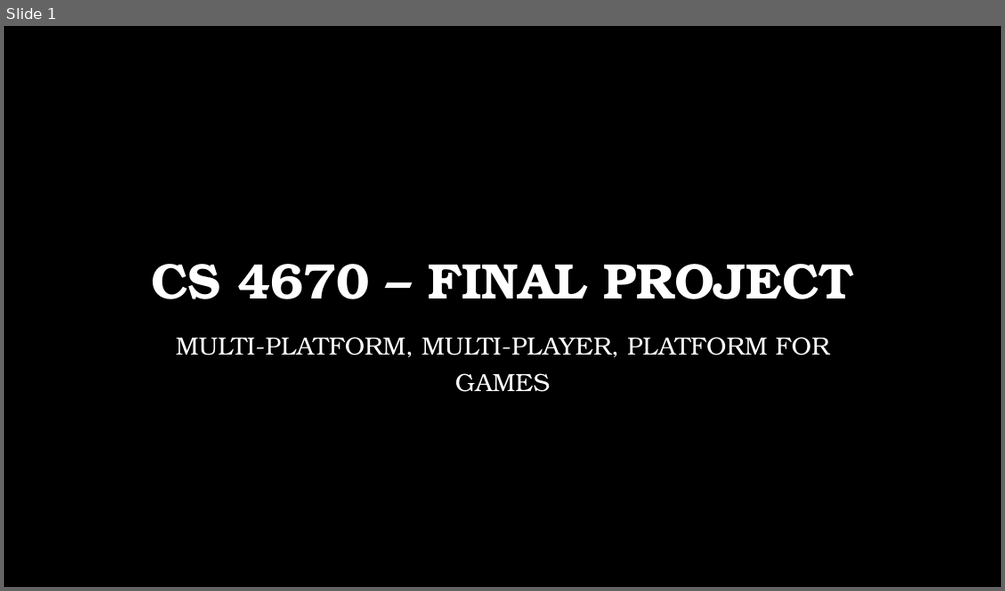
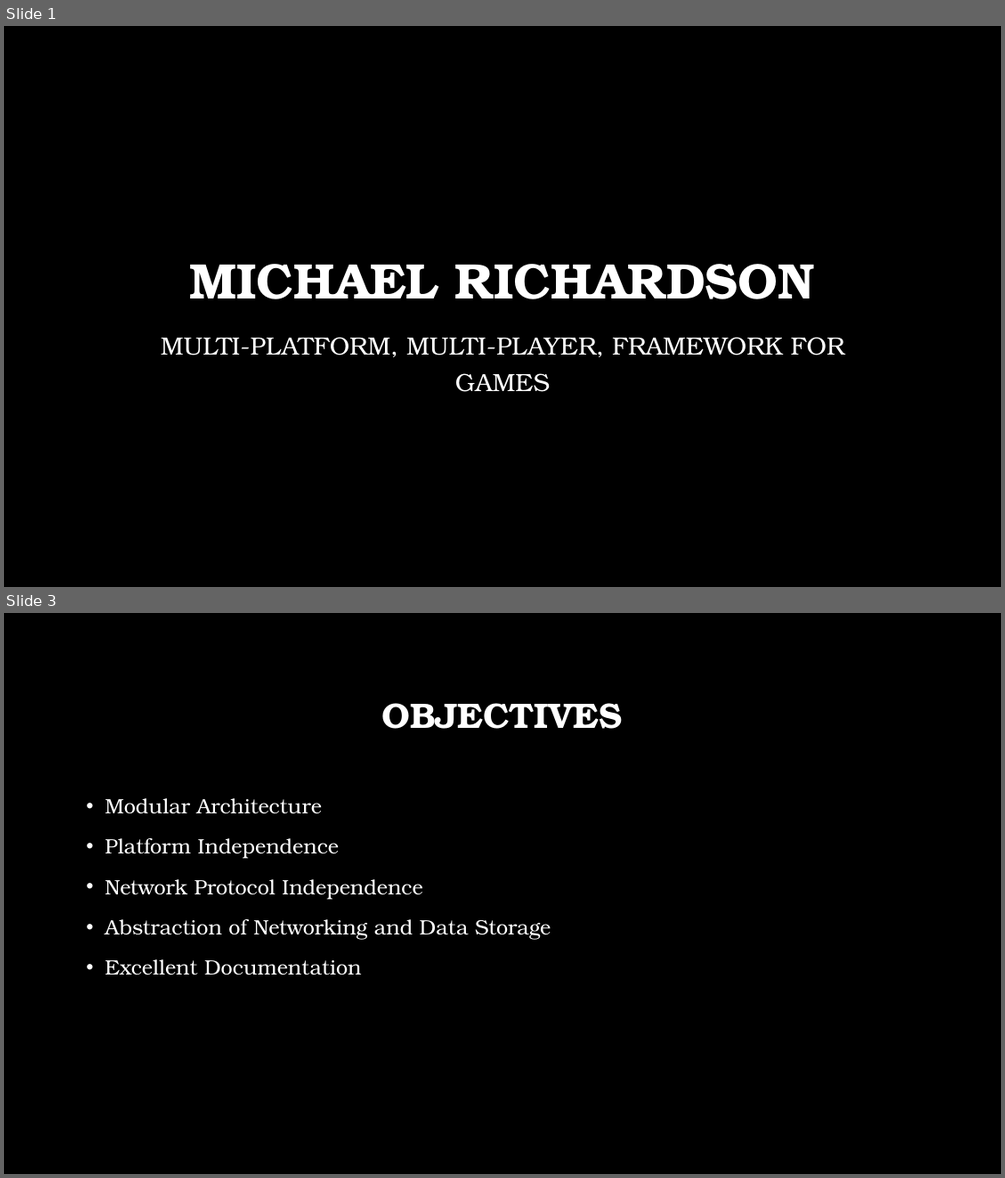
Before and after one commit to DragonRider0o0/CS-4670-Project, a slide deck: CS 4670 – Final Project.pptx. Shown one above the other, each under a label of ours: slide 1 before the commit, slides 1 and 3 after it; the slides between them are not shown. The pictures are 1005x591 and 1005x1178 pixels, drawn with LibreOffice and Linux fonts; fonts in the diff are those of the drawing; background and template pictures are left out. Boxes give left, top, right and bottom in pixels: in the first picture for what was removed or moved away, otherwise in the second. Text is boxed around its words. In the diff, an @@ line names an element or a change of style, - is before the commit and + after.

```diff
--- a/CS 4670 – Final Project.pptx
+++ b/CS 4670 – Final Project.pptx
@@ slide 3 added at [4,613,1001,1174], background picture (left out) @@
@@ title added at [381,703,622,729], 34 pt, text #FFFFFF, bold @@
+OBJECTIVES
@@ text added at [105,798,550,975], 20 pt, text #FFFFFF @@
+• Modular Architecture
+• Platform Independence
+• Network Protocol Independence
+• Abstraction of Networking and Data Storage
+• Excellent Documentation
@@ slide 1 changed as well @@
@@ title at [190,264,815,299]: text changed @@
-CS 4670 – FINAL PROJECT
+MICHAEL RICHARDSON
@@ subtitle at [161,337,845,392]: text changed @@
-MULTI-PLATFORM, MULTI-PLAYER, PLATFORM FOR GAMES
+MULTI-PLATFORM, MULTI-PLAYER, FRAMEWORK FOR GAMES
```
Also in this commit, not shown: 3 other slides changed, 14 other slides added, 6 other files.
